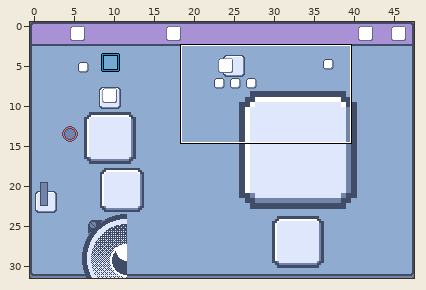
LDtk project, stored at tiny-cli/src/main/resources/sfx/tiny-music-editor.ldtk. The picture above shows the old version from afar; the outline marks the close-up.
Close-up. Old version:
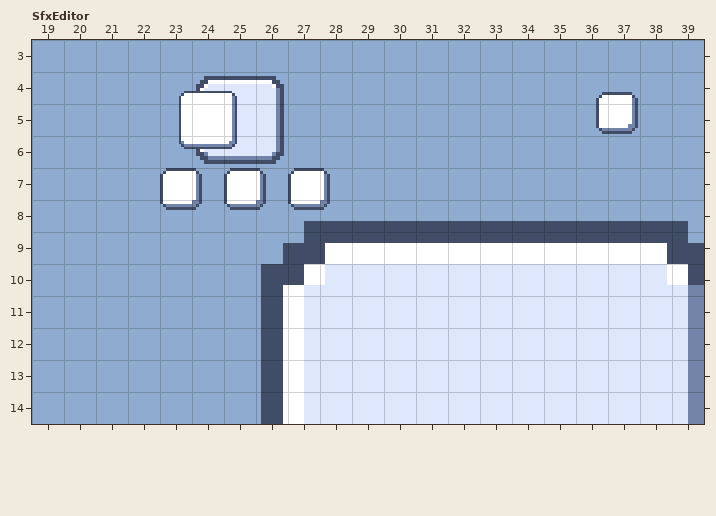
Cells are 8x8 px. Shown: SfxEditor x 19..39, y 3..14. The commit also changed other parts of the map, which this record leaves out.
After the commit:
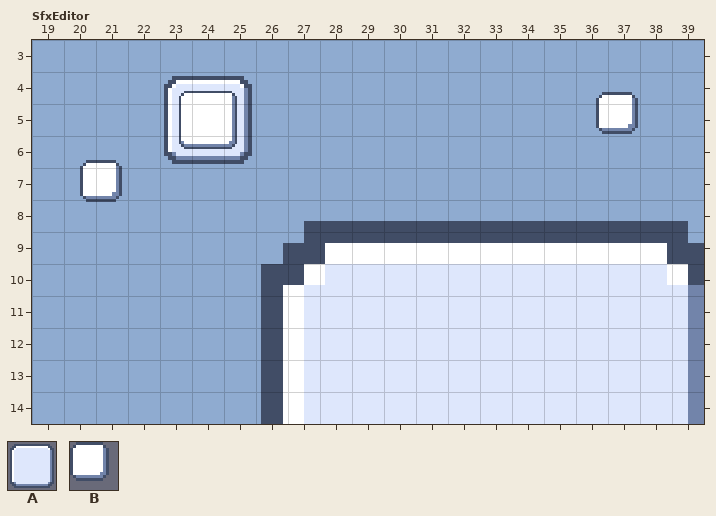
Key: from "Sprite_sheet": A 0, B 224.
Objects are placed by their top-left corner, in cells (3,4 is the top-left corner of cell 3,4); size is 1x1 cell unless given.
Author's note on the commit: Multiple ajustement for the SFX editor
Edits made:
Layer "Panels":
changed: A "Panel" at 12,4 size 27x3 -> A "Panel" at 10,4 size 29x3
Layer "Widgets":
changed: B "Button" at 23,7 size 1.6x1.6 -> B "Button" at 20.5,6.8 size 1.6x1.6
removed: B "Button" at 25,7 size 1.6x1.6
removed: B "Button" at 27,7 size 1.6x1.6
